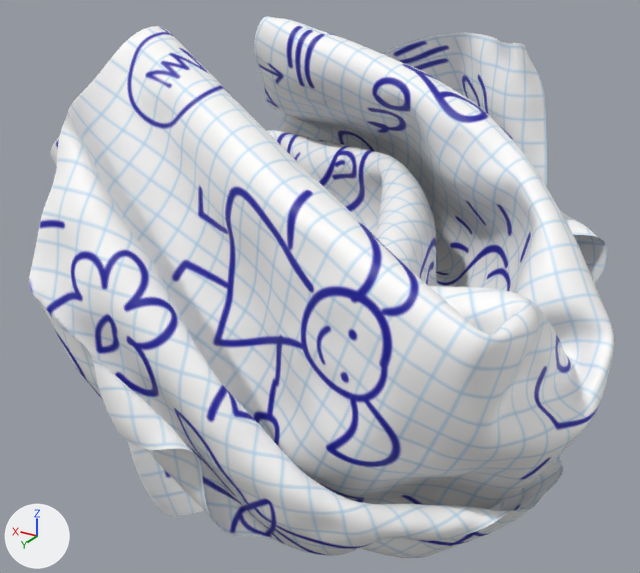
An edit to the FBX model Unity-Re_less/Assets/_Reless/Assets/VR_Room/Crumple_003.fbx, drawn before and after from the same camera.
Rendered twice from a camera (50 mm lens) standing at (-0.681, 2.188, 0.549) and looking at (0.018, 1.022, -0.034). Arrows for +X, +Y and +Z are at lower left; the lights stay in place. Where no turn or scale is listed for an object, it has been applied to the vertices.

The older version as bpy lines, for what is in view:
```python
me_mesh = bpy.data.meshes.new('Mesh')
me_mesh.from_pydata(...)  # 66049 vertices, 65536 faces; spans x -0.468..0.48, y -0.461..0.487, z -0.437..0.375
me_mesh.materials.append(mat_main)  # picture img_4_png
ob_paper3 = bpy.data.objects.new('paper3', me_mesh)
ob_paper3.location = (0.0, 1.0, 0.0)
```
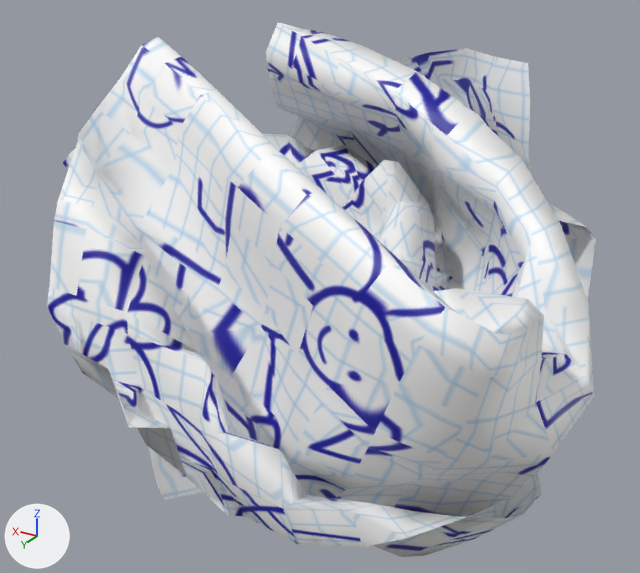
What differs and where, as boxes [x1, y1, x2, y2] in the pictures (640 x 573 px):
'paper3', reshaped (6% narrower)
    before: [29, 16, 614, 558]
    after: [47, 22, 596, 557]
part 1 of me_mesh, deleted
    before: [29, 16, 614, 558]

What changed in the scene script:
```text
Change me_mesh:
    used by ob_paper3; location = (0.0, 1.0, 0.0)
    remove me_mesh.from_pydata(...)  # 66049 vertices, 65536 faces; spans x -0.468..0.48, y -0.461..0.487, z -0.437..0.375
    add me_mesh.from_pydata(...)  # 660 vertices, 609 faces; spans x -0.453..0.463, y -0.447..0.481, z -0.426..0.364
    me_mesh part 1: 65389 vertices removed from x -0.468..0.48, y -0.461..0.487, z -0.437..0.375
    me_mesh part 2: the surface is now shaded smooth
```
